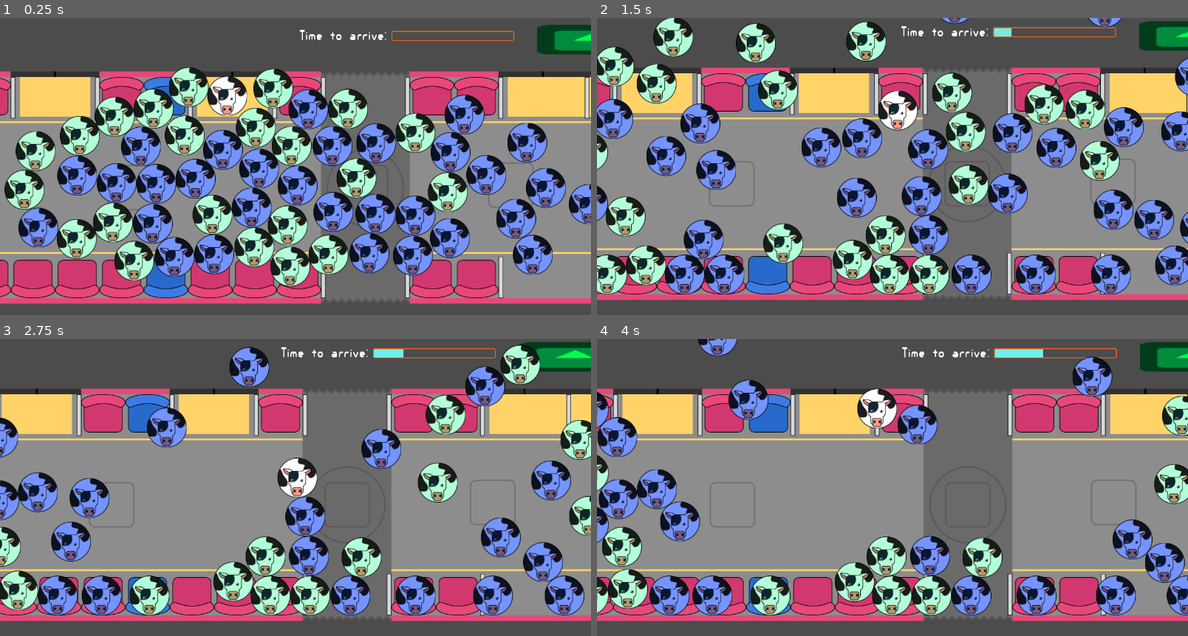
Above: before the commit, frames 1-4 (two rows, left to right).
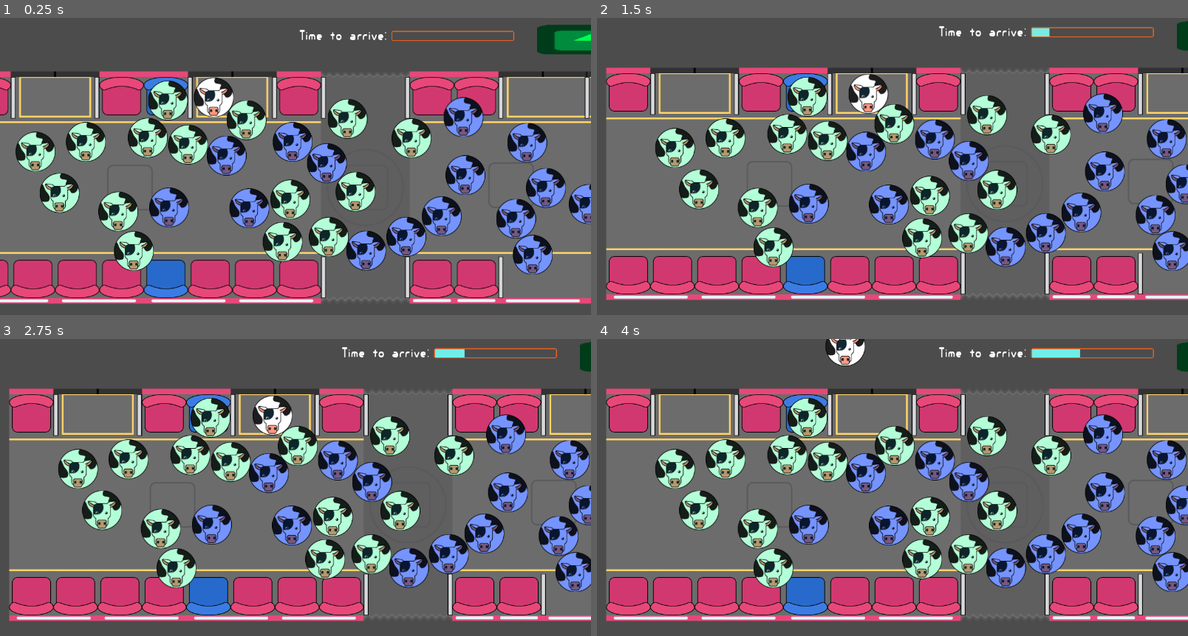
Above: after the commit, the same moments.

Repository: mapedorr/AquiMeBajoYo
Game: Godot game, scene res://scenarios/Transmi.tscn
Two runs of this game, one before a commit and one after it. Both use one fixed random seed, a clock stepped at 60 frames per second and the inputs below. The engine's default icon, where the game draws it, is replaced by a stand-in: a white triangle on a blue panel in a dark square.
Inputs:
- Up to frame 1 (0.25 s): no input
- Up to frame 2 (1.5 s): hold Right (ui_right) 0.53-1.28 s; hold Down (ui_down) from 1.28 s (still down)
- Up to frame 3 (2.75 s): release Down (ui_down) at 2.03 s; hold Right (ui_right) from 2.03 s (still down)
- Up to frame 4 (4 s): release Right (ui_right) at 2.78 s; hold Up (ui_up) 2.78-3.53 s; hold Left (ui_left) from 3.53 s (still down)

The runs differ from the first frame. In frame 1, 53% of the frame differs, in the area x 0-100%, y 16-96%; in frame 2, 74%; in frame 3, 74%, in the area x 0-100%, y 0-96%; in frame 4, 72%.

Commit message:
update borders

Diff:
--- a/scenarios/Animals/Animal.gd
+++ b/scenarios/Animals/Animal.gd
@@ -6,7 +6,7 @@
 	velocity = force
 
 func _physics_process(delta):
-	velocity = velocity*1
+	velocity = velocity*0.9
 	var collision_info = move_and_collide(velocity*delta)
 	if collision_info and collision_info.collider.is_in_group('Animals'):
 		var collision_point = collision_info.position
--- /dev/null
+++ b/scenarios/Barra.tscn
@@ -0,0 +1,14 @@
+[gd_scene load_steps=3 format=2]
+
+[ext_resource path="res://scenarios/Assets/barra.png" type="Texture" id=1]
+
+[sub_resource type="RectangleShape2D" id=1]
+extents = Vector2( 4.99995, 45.1112 )
+
+[node name="Barra" type="StaticBody2D"]
+
+[node name="Sprite" type="Sprite" parent="."]
+texture = ExtResource( 1 )
+
+[node name="CollisionShape2D" type="CollisionShape2D" parent="."]
+shape = SubResource( 1 )
--- a/scenarios/Bus.tscn
+++ b/scenarios/Bus.tscn
@@ -1,14 +1,27 @@
-[gd_scene load_steps=8 format=2]
+[gd_scene load_steps=13 format=2]
 
 [ext_resource path="res://scenarios/scripts/Bus.gd" type="Script" id=1]
-[ext_resource path="res://scenarios/Assets/piso.png" type="Texture" id=2]
+[ext_resource path="res://scenarios/Assets/bus_ejemplo.png" type="Texture" id=2]
 [ext_resource path="res://icon.png" type="Texture" id=3]
+[ext_resource path="res://scenarios/Barra.tscn" type="PackedScene" id=4]
 
 [sub_resource type="RectangleShape2D" id=1]
 extents = Vector2( 30.2439, 20 )
 
 [sub_resource type="RectangleShape2D" id=2]
 extents = Vector2( 41.5, 280.5 )
+
+[sub_resource type="RectangleShape2D" id=5]
+extents = Vector2( 96, 42 )
+
+[sub_resource type="RectangleShape2D" id=6]
+extents = Vector2( 49, 42 )
+
+[sub_resource type="RectangleShape2D" id=7]
+extents = Vector2( 240, 42 )
+
+[sub_resource type="RectangleShape2D" id=8]
+extents = Vector2( 194.547, 42 )
 
 [sub_resource type="RectangleShape2D" id=3]
 extents = Vector2( 1001.5, 40.5003 )
@@ -50,6 +63,22 @@
 position = Vector2( -362, 358.5 )
 shape = SubResource( 2 )
 
+[node name="Top1" type="CollisionShape2D" parent="BusBorders"]
+position = Vector2( 64, 78 )
+shape = SubResource( 5 )
+
+[node name="Top2" type="CollisionShape2D" parent="BusBorders"]
+position = Vector2( -273, 78 )
+shape = SubResource( 6 )
+
+[node name="Top3" type="CollisionShape2D" parent="BusBorders"]
+position = Vector2( 592, 78 )
+shape = SubResource( 7 )
+
+[node name="Top4" type="CollisionShape2D" parent="BusBorders"]
+position = Vector2( 1410, 78 )
+shape = SubResource( 8 )
+
 [node name="Bottom" type="CollisionShape2D" parent="BusBorders"]
 position = Vector2( 638.5, 640.5 )
 shape = SubResource( 3 )
@@ -57,3 +86,51 @@
 [node name="Right" type="CollisionShape2D" parent="BusBorders"]
 position = Vector2( 1646.5, 360 )
 shape = SubResource( 4 )
+
+[node name="Bars" type="Node2D" parent="."]
+editor/display_folded = true
+
+[node name="Barra1" parent="Bars" instance=ExtResource( 4 )]
+position = Vector2( -219, 165 )
+
+[node name="Barra2" parent="Bars" instance=ExtResource( 4 )]
+position = Vector2( -38, 165 )
+
+[node name="Barra3" parent="Bars" instance=ExtResource( 4 )]
+position = Vector2( 164, 165 )
+
+[node name="Barra4" parent="Bars" instance=ExtResource( 4 )]
+position = Vector2( 347, 165 )
+
+[node name="Barra5" parent="Bars" instance=ExtResource( 4 )]
+position = Vector2( 453, 165 )
+
+[node name="Barra14" parent="Bars" instance=ExtResource( 4 )]
+position = Vector2( 453, 555 )
+
+[node name="Barra6" parent="Bars" instance=ExtResource( 4 )]
+position = Vector2( 635, 165 )
+
+[node name="Barra12" parent="Bars" instance=ExtResource( 4 )]
+position = Vector2( 635, 555 )
+
+[node name="Barra7" parent="Bars" instance=ExtResource( 4 )]
+position = Vector2( 837, 165 )
+
+[node name="Barra11" parent="Bars" instance=ExtResource( 4 )]
+position = Vector2( 837, 555 )
+
+[node name="Barra8" parent="Bars" instance=ExtResource( 4 )]
+position = Vector2( 1024, 165 )
+
+[node name="Barra9" parent="Bars" instance=ExtResource( 4 )]
+position = Vector2( 1211, 165 )
+
+[node name="Barra15" parent="Bars" instance=ExtResource( 4 )]
+position = Vector2( 1211, 555 )
+
+[node name="Barra10" parent="Bars" instance=ExtResource( 4 )]
+position = Vector2( 1509, 165 )
+
+[node name="Barra13" parent="Bars" instance=ExtResource( 4 )]
+position = Vector2( 1509, 555 )
--- a/scenarios/Transmi.tscn
+++ b/scenarios/Transmi.tscn
@@ -23,7 +23,6 @@
 [node name="UI" parent="." instance=ExtResource( 4 )]
 
 [node name="Animals" type="Node2D" parent="."]
-editor/display_folded = true
 
 [node name="Animal" parent="Animals" instance=ExtResource( 5 )]
 modulate = Color( 0.705882, 1, 0.847059, 1 )
@@ -37,10 +36,6 @@
 modulate = Color( 0.705882, 1, 0.847059, 1 )
 position = Vector2( 469.5, 487.5 )
 
-[node name="Animal8" parent="Animals" instance=ExtResource( 5 )]
-modulate = Color( 0.705882, 1, 0.847059, 1 )
-position = Vector2( 201, 358.5 )
-
 [node name="Animal9" parent="Animals" instance=ExtResource( 5 )]
 modulate = Color( 0.705882, 1, 0.847059, 1 )
 position = Vector2( 42.0002, 493.5 )
@@ -49,17 +44,9 @@
 modulate = Color( 0.705882, 1, 0.847059, 1 )
 position = Vector2( 690, 268.5 )
 
-[node name="Animal37" parent="Animals" instance=ExtResource( 5 )]
-modulate = Color( 0.705882, 1, 0.847059, 1 )
-position = Vector2( 661.5, 346.5 )
-
 [node name="Animal38" parent="Animals" instance=ExtResource( 5 )]
 modulate = Color( 0.705882, 1, 0.847059, 1 )
 position = Vector2( 486, 228 )
-
-[node name="Animal39" parent="Animals" instance=ExtResource( 5 )]
-modulate = Color( 0.705882, 1, 0.847059, 1 )
-position = Vector2( 279, 256.5 )
 
 [node name="Animal40" parent="Animals" instance=ExtResource( 5 )]
 modulate = Color( 0.705882, 1, 0.847059, 1 )
@@ -69,33 +56,17 @@
 modulate = Color( 0.705882, 1, 0.847059, 1 )
 position = Vector2( 156, 171 )
 
-[node name="Animal42" parent="Animals" instance=ExtResource( 5 )]
-modulate = Color( 0.705882, 1, 0.847059, 1 )
-position = Vector2( 13.5002, 222 )
-
 [node name="Animal43" parent="Animals" instance=ExtResource( 5 )]
 modulate = Color( 0.705882, 1, 0.847059, 1 )
 position = Vector2( 81.0002, 253.5 )
-
-[node name="Animal44" parent="Animals" instance=ExtResource( 5 )]
-modulate = Color( 0.705882, 1, 0.847059, 1 )
-position = Vector2( 417, 292.5 )
 
 [node name="Animal45" parent="Animals" instance=ExtResource( 5 )]
 modulate = Color( 0.705882, 1, 0.847059, 1 )
 position = Vector2( 379.5, 394.5 )
 
-[node name="Animal46" parent="Animals" instance=ExtResource( 5 )]
-modulate = Color( 0.705882, 1, 0.847059, 1 )
-position = Vector2( 280.5, 472.5 )
-
 [node name="Animal47" parent="Animals" instance=ExtResource( 5 )]
 modulate = Color( 0.705882, 1, 0.847059, 1 )
 position = Vector2( 37.5002, 412.5 )
-
-[node name="Animal48" parent="Animals" instance=ExtResource( 5 )]
-modulate = Color( 0.705882, 1, 0.847059, 1 )
-position = Vector2( -65.9998, 420 )
 
 [node name="Animal49" parent="Animals" instance=ExtResource( 5 )]
 modulate = Color( 0.705882, 1, 0.847059, 1 )
@@ -117,10 +88,6 @@
 modulate = Color( 0.462745, 0.584314, 1, 1 )
 position = Vector2( 292.5, 405 )
 
-[node name="Animal3" parent="Animals" instance=ExtResource( 5 )]
-modulate = Color( 0.462745, 0.584314, 1, 1 )
-position = Vector2( 360, 340.5 )
-
 [node name="Animal4" parent="Animals" instance=ExtResource( 5 )]
 modulate = Color( 0.462745, 0.584314, 1, 1 )
 position = Vector2( 454.5, 276 )
@@ -128,14 +95,6 @@
 [node name="Animal5" parent="Animals" instance=ExtResource( 5 )]
 modulate = Color( 0.462745, 0.584314, 1, 1 )
 position = Vector2( 361.5, 231 )
-
-[node name="Animal11" parent="Animals" instance=ExtResource( 5 )]
-modulate = Color( 0.462745, 0.584314, 1, 1 )
-position = Vector2( 577.5, 388.5 )
-
-[node name="Animal12" parent="Animals" instance=ExtResource( 5 )]
-modulate = Color( 0.462745, 0.584314, 1, 1 )
-position = Vector2( 474, 379.5 )
 
 [node name="Animal13" parent="Animals" instance=ExtResource( 5 )]
 modulate = Color( 0.462745, 0.584314, 1, 1 )
@@ -145,18 +104,6 @@
 modulate = Color( 0.462745, 0.584314, 1, 1 )
 position = Vector2( 234, 288 )
 
-[node name="Animal15" parent="Animals" instance=ExtResource( 5 )]
-modulate = Color( 0.462745, 0.584314, 1, 1 )
-position = Vector2( 321, 313.5 )
-
-[node name="Animal16" parent="Animals" instance=ExtResource( 5 )]
-modulate = Color( 0.462745, 0.584314, 1, 1 )
-position = Vector2( 184.5, 342 )
-
-[node name="Animal17" parent="Animals" instance=ExtResource( 5 )]
-modulate = Color( 0.462745, 0.584314, 1, 1 )
-position = Vector2( 559.5, 300 )
-
 [node name="Animal18" parent="Animals" instance=ExtResource( 5 )]
 modulate = Color( 0.462745, 0.584314, 1, 1 )
 position = Vector2( 727.5, 283.5 )
@@ -164,18 +111,6 @@
 [node name="Animal19" parent="Animals" instance=ExtResource( 5 )]
 modulate = Color( 0.462745, 0.584314, 1, 1 )
 position = Vector2( 688.5, 438 )
-
-[node name="Animal20" parent="Animals" instance=ExtResource( 5 )]
-modulate = Color( 0.462745, 0.584314, 1, 1 )
-position = Vector2( 97.5, 303 )
-
-[node name="Animal21" parent="Animals" instance=ExtResource( 5 )]
-modulate = Color( 0.462745, 0.584314, 1, 1 )
-position = Vector2( 99, 333 )
-
-[node name="Animal22" parent="Animals" instance=ExtResource( 5 )]
-modulate = Color( 0.462745, 0.584314, 1, 1 )
-position = Vector2( -76.5, 354 )
 
 [node name="Animal23" parent="Animals" instance=ExtResource( 5 )]
 modulate = Color( 0.462745, 0.584314, 1, 1 )
@@ -189,10 +124,6 @@
 modulate = Color( 0.462745, 0.584314, 1, 1 )
 position = Vector2( 1027.5, 396 )
 
-[node name="Animal26" parent="Animals" instance=ExtResource( 5 )]
-modulate = Color( 0.462745, 0.584314, 1, 1 )
-position = Vector2( 658.5, 411 )
-
 [node name="Animal27" parent="Animals" instance=ExtResource( 5 )]
 modulate = Color( 0.462745, 0.584314, 1, 1 )
 position = Vector2( 877.499, 423 )
@@ -205,29 +136,9 @@
 modulate = Color( 0.462745, 0.584314, 1, 1 )
 position = Vector2( 893.999, 262.5 )
 
-[node name="Animal30" parent="Animals" instance=ExtResource( 5 )]
-modulate = Color( 0.462745, 0.584314, 1, 1 )
-position = Vector2( 785.999, 327 )
-
 [node name="Animal31" parent="Animals" instance=ExtResource( 5 )]
 modulate = Color( 0.462745, 0.584314, 1, 1 )
 position = Vector2( 624, 483 )
-
-[node name="Animal32" parent="Animals" instance=ExtResource( 5 )]
-modulate = Color( 0.462745, 0.584314, 1, 1 )
-position = Vector2( 216, 477 )
-
-[node name="Animal33" parent="Animals" instance=ExtResource( 5 )]
-modulate = Color( 0.462745, 0.584314, 1, 1 )
-position = Vector2( -18, 396 )
-
-[node name="Animal34" parent="Animals" instance=ExtResource( 5 )]
-modulate = Color( 0.462745, 0.584314, 1, 1 )
-position = Vector2( 142.5, 450 )
-
-[node name="Animal35" parent="Animals" instance=ExtResource( 5 )]
-modulate = Color( 0.462745, 0.584314, 1, 1 )
-position = Vector2( -114, 369 )
 
 [node name="Animal36" parent="Animals" instance=ExtResource( 5 )]
 modulate = Color( 0.462745, 0.584314, 1, 1 )
Binary file added: scenarios/Assets/barra.png
Not shown, added: scenarios/Assets/barra.png.import
Binary file added: scenarios/Assets/bus_ejemplo.png
Not shown, added: scenarios/Assets/bus_ejemplo.png.import
Binary file changed: scenarios/Assets/piso.png
Binary file added: scenarios/Assets/puerta.png
Not shown, added: scenarios/Assets/puerta.png.import
